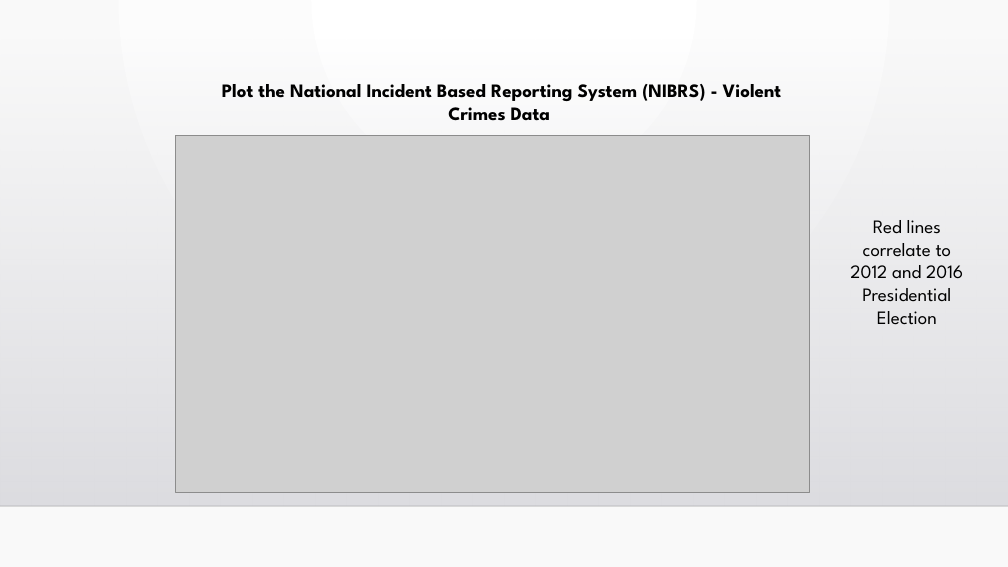
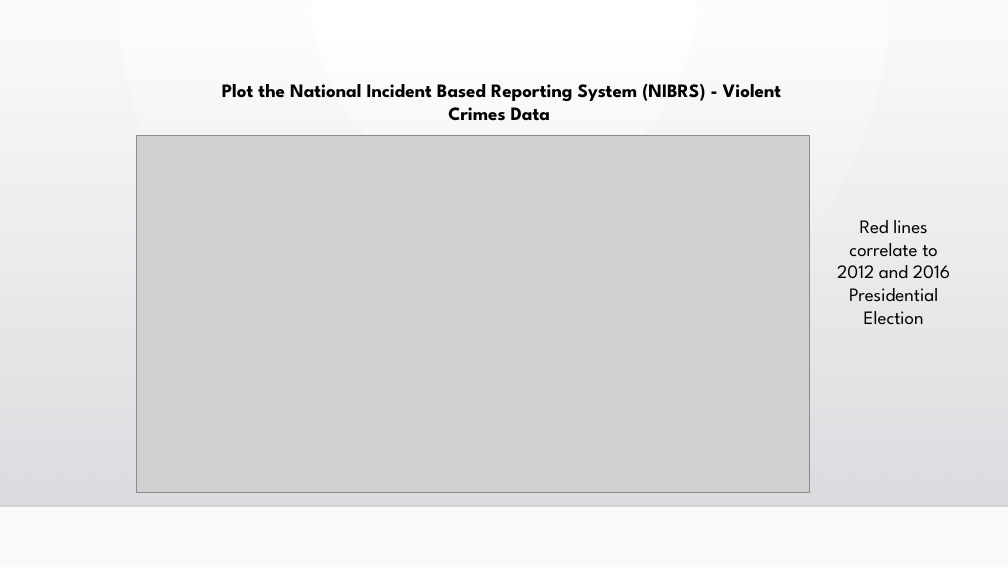
Before and after one commit to vabigdatamover/dream-team, a slide deck: slide 9 of Firearm Registration correlated to state_0725.pptx. Drawn at 1008x567 pixels with LibreOffice and Linux fonts; fonts in the diff are those of the drawing; grey boxes stand for pictures; background and template pictures are left out. Boxes give left, top, right and bottom in pixels: in the first picture for what was removed or moved away, otherwise in the second. Text is boxed around its words. In the diff, an @@ line names an element or a change of style, - is before the commit and + after.

```diff
--- a/Firearm Registration correlated to state_0725.pptx
+++ b/Firearm Registration correlated to state_0725.pptx
@@ picture: place and size @@
-picture at box(175, 135, 810, 492)
+picture at box(137, 135, 810, 492)
@@ text "Red lines correlate to 2012 ...": place and size @@
-text "Red lines correlate to 2012 ..." at box(850, 220, 963, 325)
+text "Red lines correlate to 2012 ..." at box(837, 220, 950, 325)
```
Also in this commit, not shown: 3 other slides changed, 1 other file.
